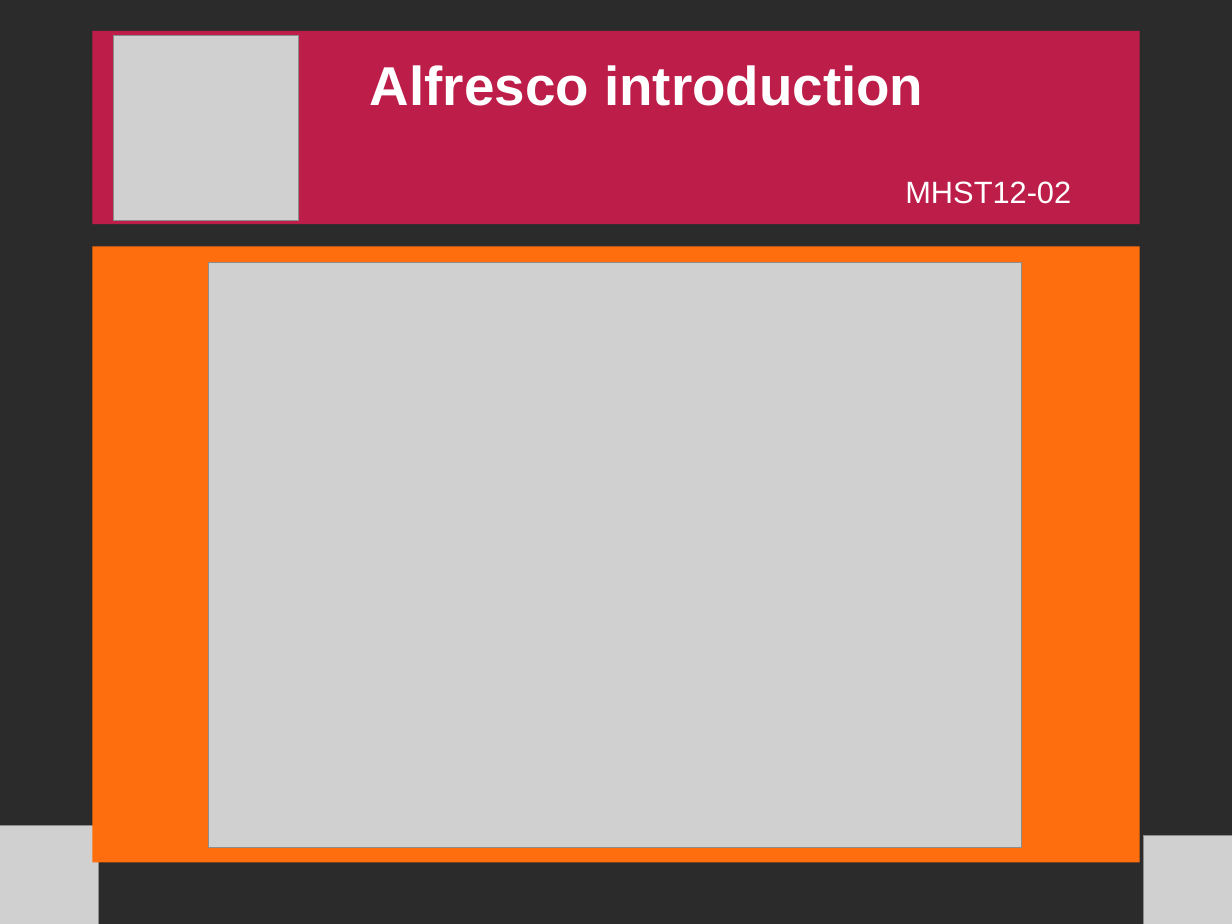
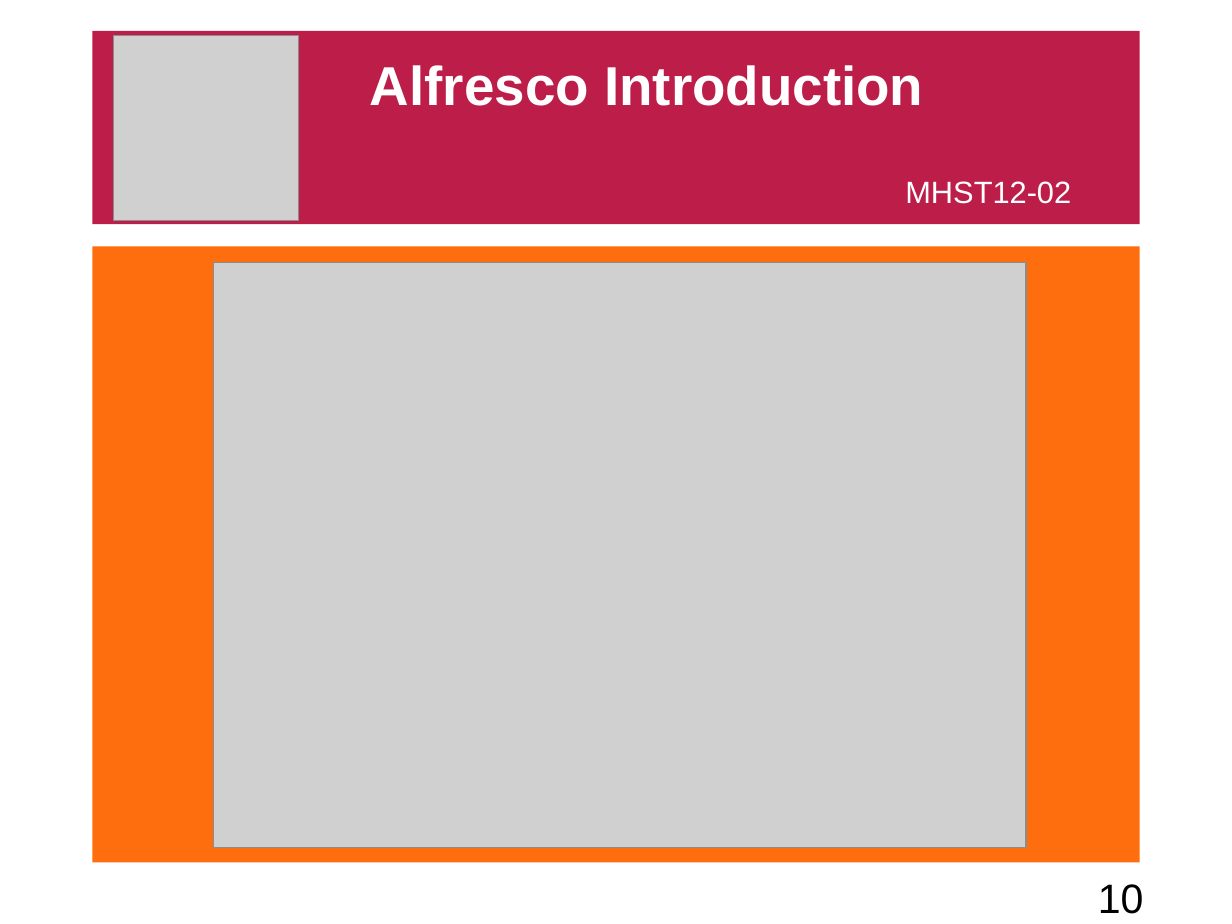
Before and after one commit to freshdocs/cmsandroid, a slide deck: slide 10 of Documents/docs/[MHST12-02] 9. Slide.odp (slide 6 before the commit). Drawn at 1232x924 pixels with LibreOffice and Linux fonts; fonts in the diff are those of the drawing; grey boxes stand for pictures; background and template pictures are left out; a plain dark background stands for a picture behind light text. Boxes give left, top, right and bottom in pixels: in the first picture for what was removed or moved away, otherwise in the second. Text is boxed around its words. In the diff, an @@ line names an element or a change of style, - is before the commit and + after.

```diff
--- a/Documents/docs/[MHST12-02] 9. Slide.odp
+++ b/Documents/docs/[MHST12-02] 9. Slide.odp
@@ background picture (left out) to #FFFFFF @@
@@ text at <box>370,65,923,106</box>: text changed @@
-Alfresco introduction
+Alfresco Introduction
@@ picture: place and size @@
-picture at <box>209,262,1021,848</box>
+picture at <box>213,262,1025,848</box>
@@ picture removed at <box>0,825,99,924</box> @@
@@ picture removed at <box>1143,835,1232,924</box> @@
@@ page number added at <box>1098,884,1144,914</box>, 24 pt, text #000000 @@
+10
```
Also in this commit, not shown: 12 other slides changed, 13 slides added, 9 slides removed, 1 other file.
